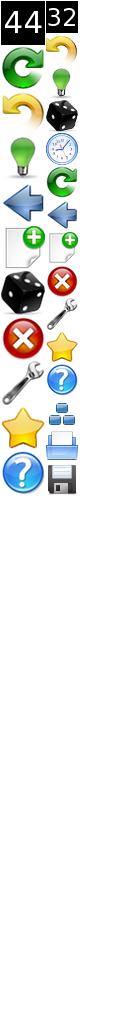
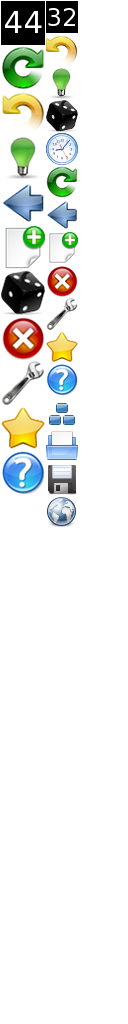
Comparing the layer stacks of the two w=128, h=1024 images. Changes:
painted on "Image" over bbox(47, 497, 76, 528)
